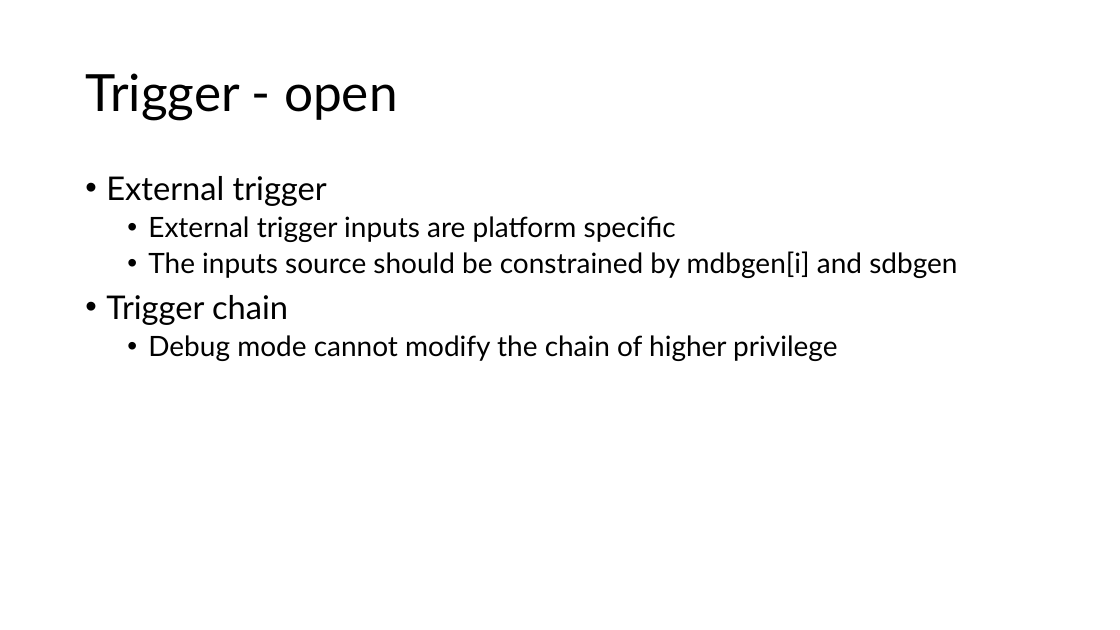
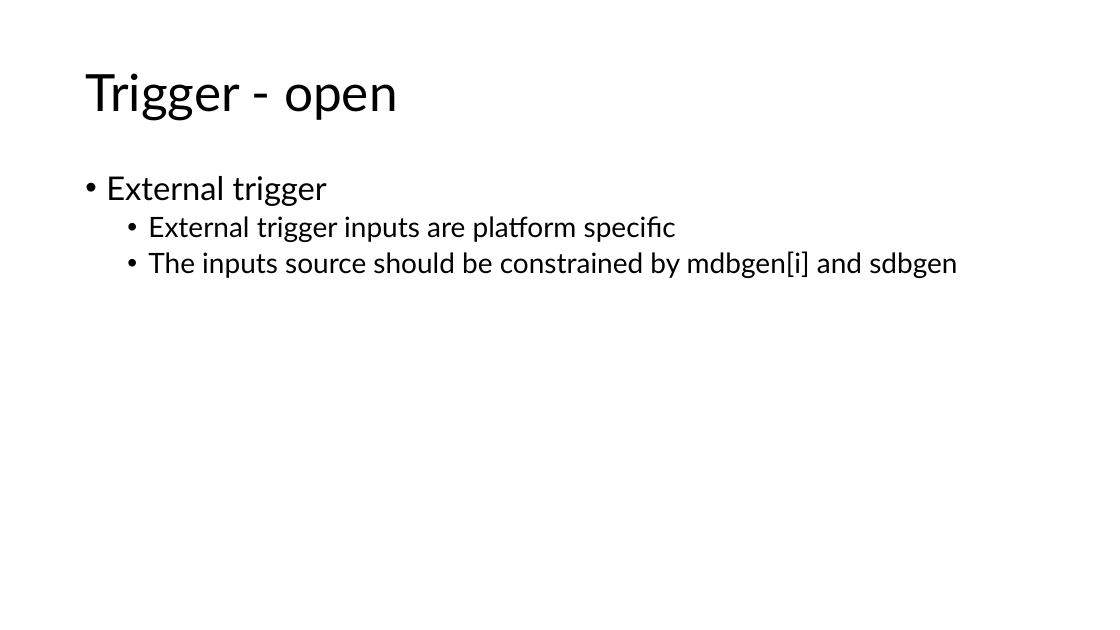
Before and after one commit to riscv-admin/external-debug-security, a slide deck: slide 17 of meetings/External debug security specification review.pptx (slide 11 before the commit). Drawn at 1120x630 pixels with LibreOffice and Linux fonts; fonts in the diff are those of the drawing. Boxes give left, top, right and bottom in pixels: in the first picture for what was removed or moved away, otherwise in the second. Text is boxed around its words. In the diff, an @@ line names an element or a change of style, - is before the commit and + after.

```diff
--- a/meetings/External debug security specification review.pptx
+++ b/meetings/External debug security specification review.pptx
@@ text at box(106, 295, 837, 361): paragraphs removed @@
-• Trigger chain
-  • Debug mode cannot modify the chain of higher privilege
```
Also in this commit, not shown: 5 other slides changed, 6 slides added, 2 slides removed.
